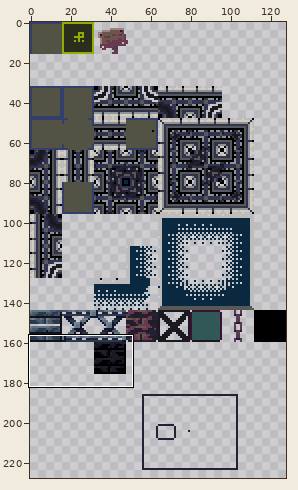
Sprite sheet -- src/resource/img/wallPattern.png. Above: a wide view before the commit, with the close-up outlined.
Close-up. Before the edit:
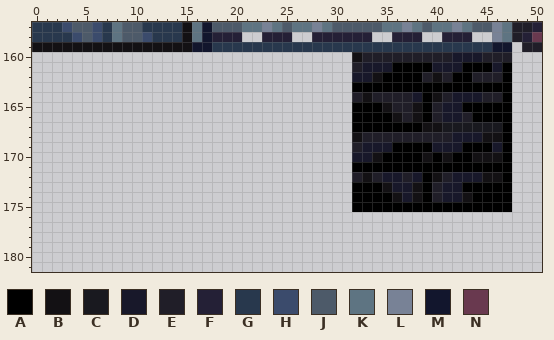
The file is 128x256 pixels. Colours within 5 levels of each other are drawn and written as one. Shown: x 0..50, y 157..181. The wide view leaves out empty margins.
Palette (. is transparent): A #000000  B #131114  C #19191f  D #18182a  E #201e28  F #242036  G #28384d  H #3b4b6c  J #4d5a69  K #5e7482  L #788296  M #12162d  N #69394f
Pixels before, first column x 0:
157 GGGHJJHGKJJGGGGBKMJJJKKLKJKKLKJJJJJKKLKJKKLKJJLKEEF
158 GGGGHJHGKJJHGGGBKMFFF..FFF..FFFFFF..FFF..FFF..LKEFN
159 BBBBBBBBBBBBBBBBMMGGGGGGGGGGGGGGGGGGGGGGGGGGGGMM.EE
160 ................................BEEEEEEEEEDDDEEE...
161 ................................EDDDAAAADDDAAADA...
162 ................................DDBAAAAEBEAAEEEA...
163 ................................AAAAAAAAAAAAAAAA...
164 ................................EBEEEEDABEDDDEEA...
165 ................................AAABEEBAEDDAAAAA...
166 ................................AAAABEBAEDDEAAAA...
167 ................................AAAAAAABBCCCCCCA...
168 ................................BEEEEEEEEEDDDBBA...
169 ................................EDDDAAAADDDAAADA...
170 ................................DDBAAAABABAABBBA...
171 ................................AAAAAAAAAAAAAAAA...
172 ................................EBEDDEDABEDDDBBA...
173 ................................AAABDDBAEDDAAAAA...
174 ................................AAAABDBAEDDBAAAA...
175 ................................AAAAAAAAAAAAAAAA...
After:
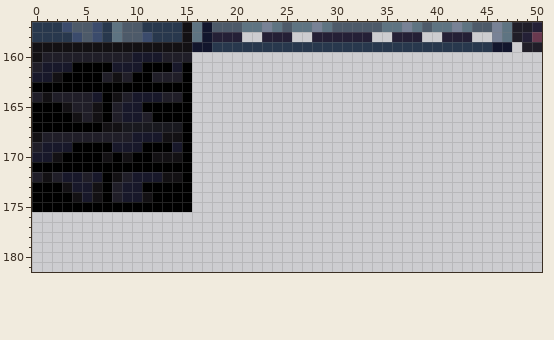
Edits made:
Changed rows in their new state; - is an unchanged pixel.
first column x 0:
160 BEEEEEEEEEDDDEEE----------------................
161 EDDDAAAADDDAAADA----------------................
162 DDBAAAAEBEAAEEEA----------------................
163 AAAAAAAAAAAAAAAA----------------................
164 EBEEEEDABEDDDEEA----------------................
165 AAABEEBAEDDAAAAA----------------................
166 AAAABEBAEDDEAAAA----------------................
167 AAAAAAABBCCCCCCA----------------................
168 BEEEEEEEEEDDDBBA----------------................
169 EDDDAAAADDDAAADA----------------................
170 DDBAAAABABAABBBA----------------................
171 AAAAAAAAAAAAAAAA----------------................
172 EBEDDEDABEDDDBBA----------------................
173 AAABDDBAEDDAAAAA----------------................
174 AAAABDBAEDDBAAAA----------------................
175 AAAAAAAAAAAAAAAA----------------................
Pixel boxes of the changes (left, top, right, bottom) in both close-ups:
added: (32, 52, 192, 212)
erased: (352, 52, 512, 212)
